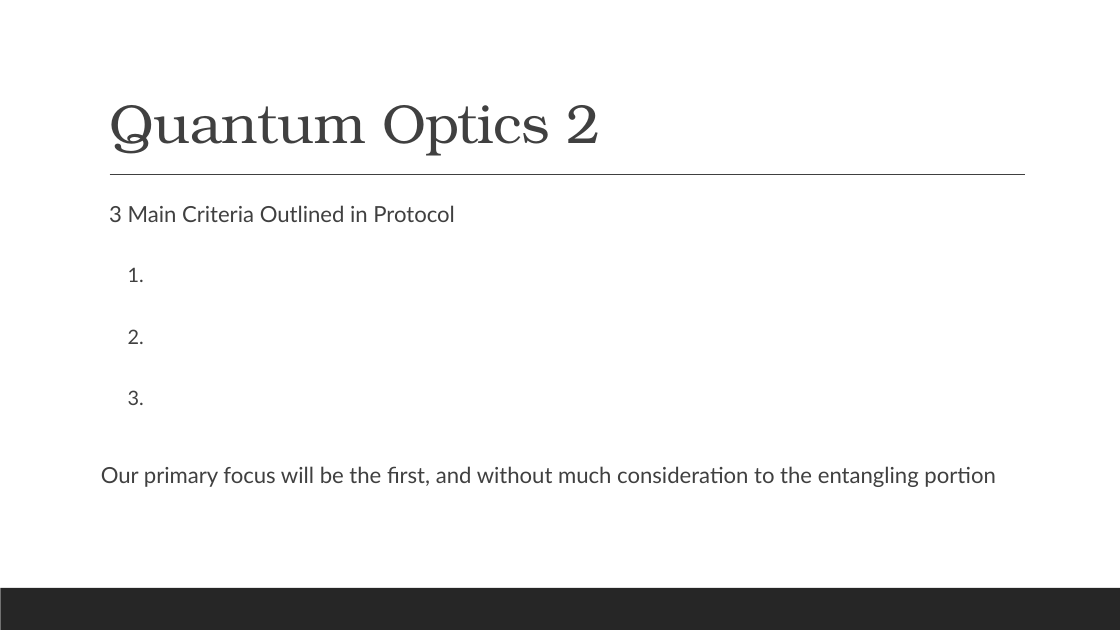
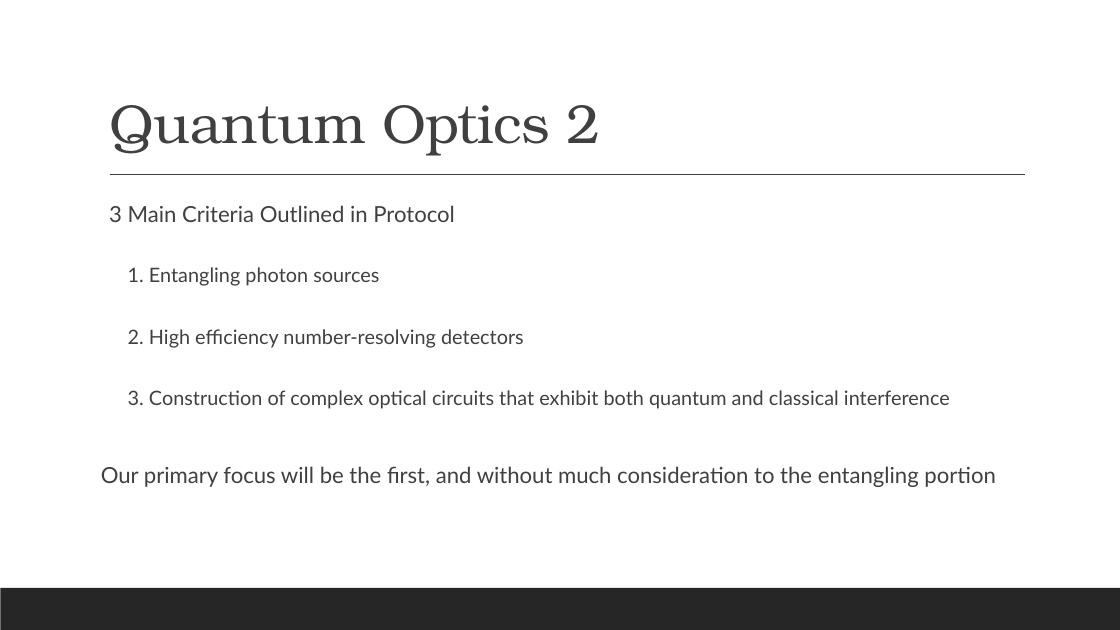
Before and after one commit to Suthendran/PHYS-437-B-Thesis, a slide deck: slide 4 of Electron Musical Chairs.pptx. Drawn at 1120x630 pixels with LibreOffice and Linux fonts; fonts in the diff are those of the drawing. Boxes give left, top, right and bottom in pixels: in the first picture for what was removed or moved away, otherwise in the second. Text is boxed around its words. In the diff, an @@ line names an element or a change of style, - is before the commit and + after.

```diff
--- a/Electron Musical Chairs.pptx
+++ b/Electron Musical Chairs.pptx
@@ text at <box>128,267,950,409</box>: text changed @@
-  1.
-  2.
-  3.
+  1. Entangling photon sources
+  2. High efficiency number-resolving detectors
+  3. Construction of complex optical circuits that exhibit both quantum and classical interference
```
Also in this commit, not shown: 7 other slides changed, 28 slides added, 4 slides removed, 1 other file.
